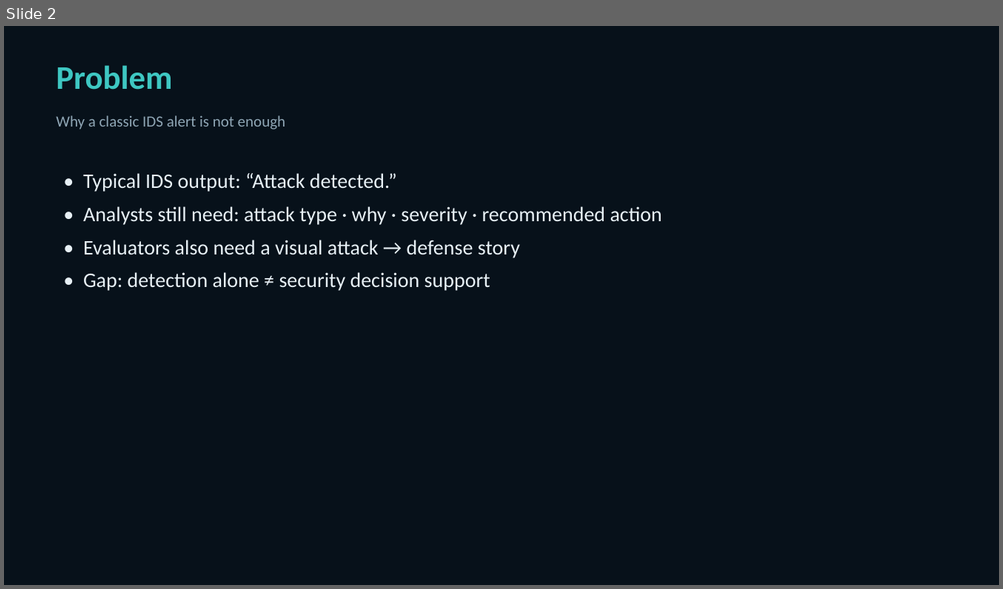
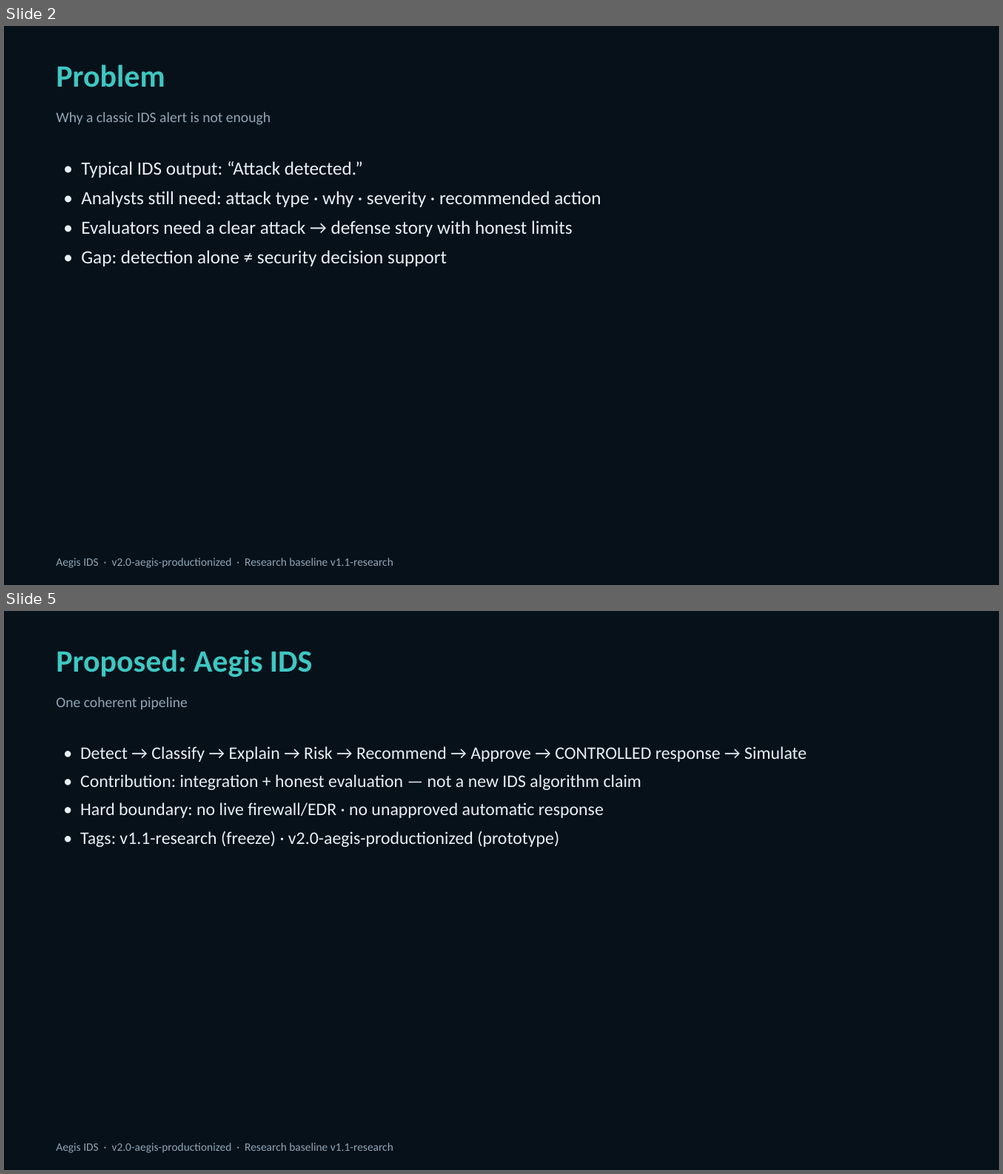
Before and after one commit to Dolendra/Intelligent-Machine-Learning-Based-Intrusion-Detection-and-Attack-Defense-Simulation-System, a slide deck: docs/Aegis_IDS_Viva_Presentation.pptx. Shown one above the other, each under a label of ours: slide 2 before the commit, slides 2 and 5 after it; the slides between them are not shown. The pictures are 1003x589 and 1003x1174 pixels, drawn with LibreOffice and Linux fonts; fonts in the diff are those of the drawing. Boxes give left, top, right and bottom in pixels: in the first picture for what was removed or moved away, otherwise in the second. Text is boxed around its words. In the diff, an @@ line names an element or a change of style, - is before the commit and + after.

```diff
--- a/docs/Aegis_IDS_Viva_Presentation.pptx
+++ b/docs/Aegis_IDS_Viva_Presentation.pptx
@@ slide 5 added at (4,611,999,1170), background #FFFFFF @@
@@ rectangle added at (4,611,999,1170), fill #07111A @@
@@ text added at (56,649,312,677), 30 pt, text #3EC7C2, bold @@
+Proposed: Aegis IDS
@@ text added at (56,697,188,709), 14 pt, text #8FA6B5 @@
+One coherent pipeline
@@ text added at (80,746,806,847), 17 pt, text #E7F0F5 @@
+• Detect → Classify → Explain → Risk → Recommend → Approve → CONTROLLED response → Simulate
+• Contribution: integration + honest evaluation — not a new IDS algorithm claim
+• Hard boundary: no live firewall/EDR · no unapproved automatic response
+• Tags: v1.1-research (freeze) · v2.0-aegis-productionized (prototype)
@@ text added at (56,1143,393,1153), 11 pt, text #8FA6B5 @@
+Aegis IDS · v2.0-aegis-productionized · Research baseline v1.1-research
@@ slide 2 changed as well @@
@@ text "Problem" at (56,64,165,87): size 32 to 30 pt @@
@@ text "Why a classic IDS alert ..." at (56,112,270,125): size 15 to 14 pt @@
@@ text "• Typical IDS output: “Attack ...": place and size @@
-text "• Typical IDS output: “Attack ..." at (83,173,662,291)
+text "• Typical IDS output: “Attack ..." at (81,161,600,266)
@@ text at (81,161,600,266): size 20 to 18 pt in "• Typical IDS output: “Attack detected.”", "• Analysts still need: attack type · ...", "• Gap: detection alone ≠ security decision ..."; less space between paragraphs @@
@@ text at (81,221,572,237): text changed; size 20 to 18 pt @@
-• Evaluators also need a visual attack → defense story
+• Evaluators need a clear attack → defense story with honest limits
@@ text added at (56,558,393,568), 11 pt, text #8FA6B5 @@
+Aegis IDS · v2.0-aegis-productionized · Research baseline v1.1-research
```
Also in this commit, not shown: 3 other slides changed, 13 other slides added, 11 slides removed, 3 other files.
